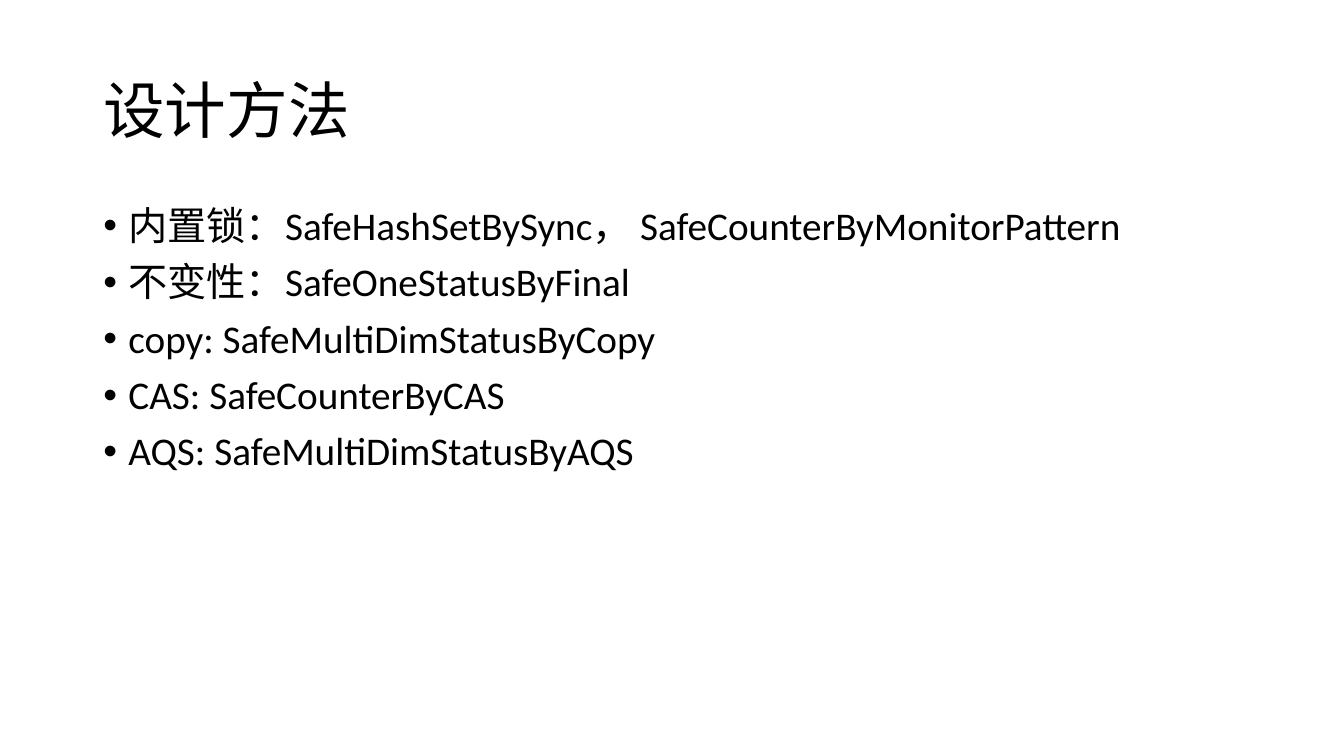
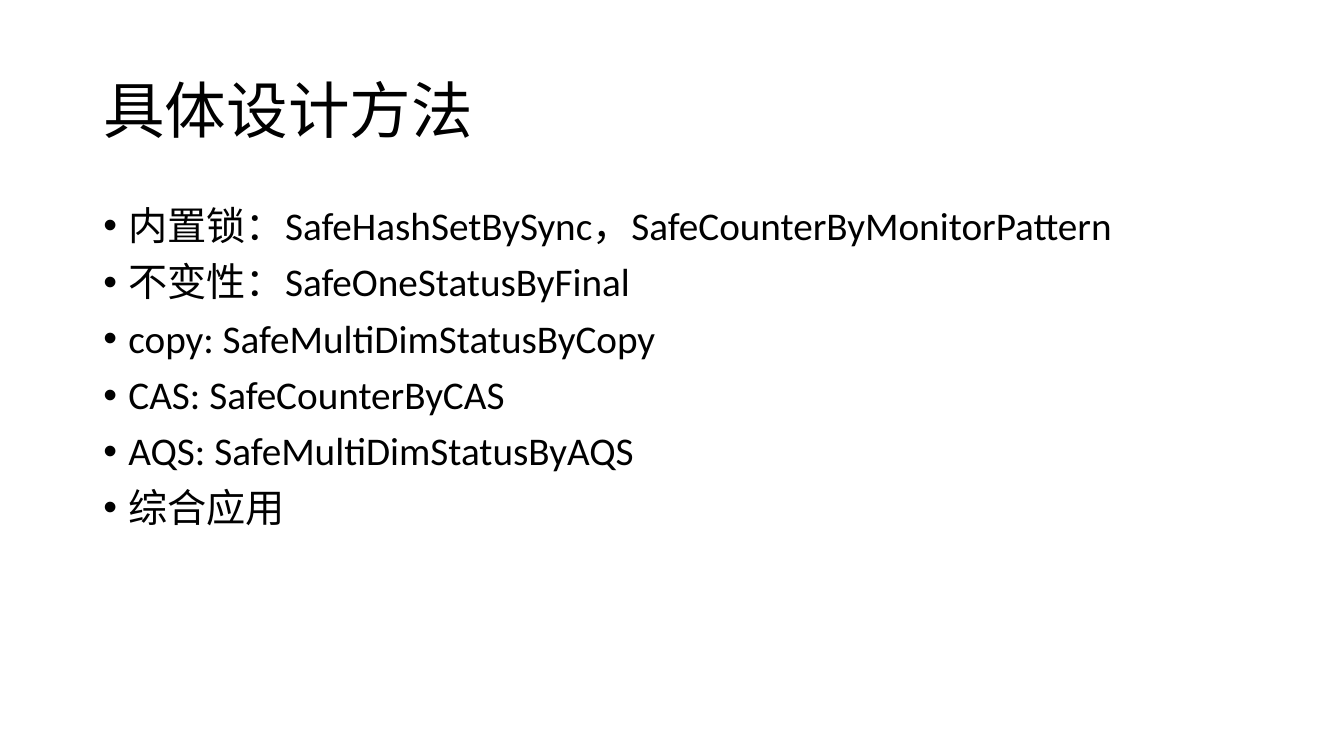
Before and after one commit to GerogeLeon/multithread_demo, a slide deck: slide 21 of JAVA并发编程.pptx. Drawn at 1344x756 pixels with LibreOffice and Linux fonts; fonts in the diff are those of the drawing. Boxes give left, top, right and bottom in pixels: in the first picture for what was removed or moved away, otherwise in the second. Text is boxed around its words. In the diff, an @@ line names an element or a change of style, - is before the commit and + after.

```diff
--- a/JAVA并发编程.pptx
+++ b/JAVA并发编程.pptx
@@ title at [103, 81, 473, 138]: text changed @@
-设计方法
+具体设计方法
@@ text at [128, 206, 1111, 247]: spaces changed @@
-• 内置锁：SafeHashSetBySync， SafeCounterByMonitorPattern
+• 内置锁：SafeHashSetBySync，SafeCounterByMonitorPattern
@@ text at [128, 489, 285, 525]: paragraph added @@
+• 综合应用
```
Also in this commit, not shown: 6 other slides changed, 7 other files.
